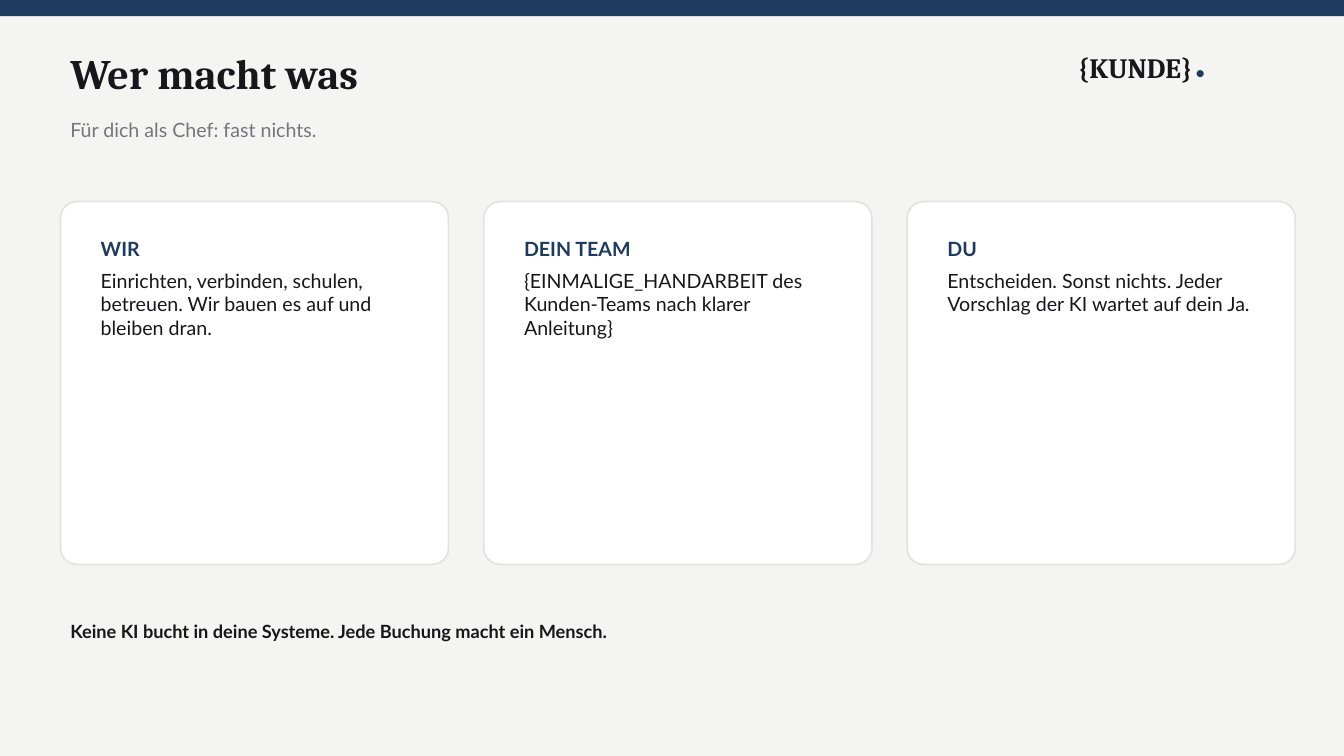
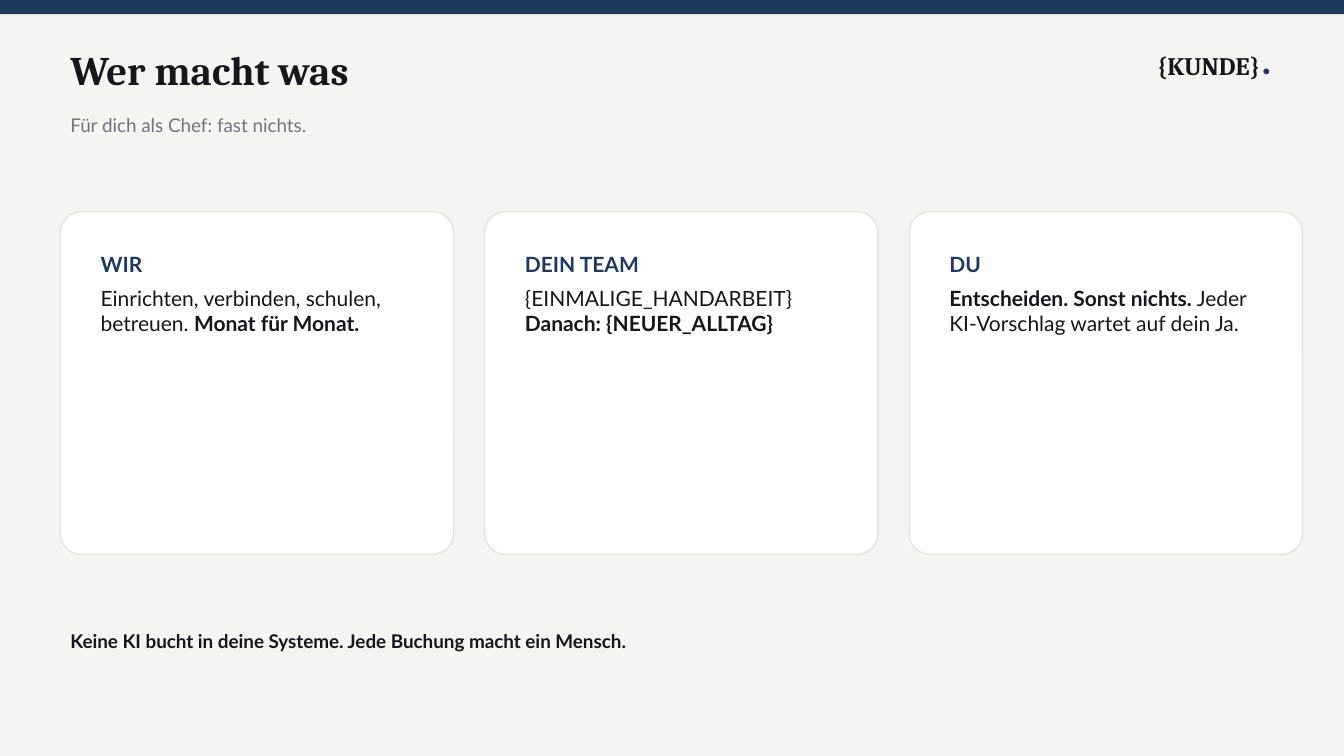
Before and after one commit to Swisscare-Jobs-GmbH/ai-firma, a slide deck: slide 14 of vorlagen/praesentation/vorlage-kunden-praesentation.pptx (slide 11 before the commit). Drawn at 1344x756 pixels with LibreOffice and Linux fonts; fonts in the diff are those of the drawing. Boxes give left, top, right and bottom in pixels: in the first picture for what was removed or moved away, otherwise in the second. Text is boxed around its words. In the diff, an @@ line names an element or a change of style, - is before the commit and + after.

```diff
--- a/vorlagen/praesentation/vorlage-kunden-praesentation.pptx
+++ b/vorlagen/praesentation/vorlage-kunden-praesentation.pptx
@@ text "Wer macht was" at <box>70,56,348,86</box>: size 30 to 29 pt @@
@@ text "{KUNDE} ●": place and size @@
-text "{KUNDE} ●" at <box>1078,57,1192,83</box>
+text "{KUNDE} ●" at <box>1158,56,1260,79</box>
@@ text "{KUNDE} ●" at <box>1158,56,1260,79</box>: size 20 to 18 pt in "{KUNDE}"; size 11 to 9 pt in "●"; alignment left to right; less space between paragraphs @@
@@ text "Für dich als Chef: fast ..." at <box>70,118,307,132</box>: size 14 to 13.5 pt @@
@@ rounded rectangle: place and size @@
-rounded rectangle at <box>60,202,449,565</box>
+rounded rectangle at <box>60,212,454,555</box>
@@ rounded rectangle: place and size @@
-rounded rectangle at <box>484,202,872,565</box>
+rounded rectangle at <box>485,212,878,555</box>
@@ outline #E5E3DF 1.25 pt to #E5E3DF 1 pt; proportions changed in 3 elements at <box>60,212,454,555</box>, <box>485,212,878,555</box>, <box>909,212,1303,555</box> @@
@@ rounded rectangle: place and size @@
-rounded rectangle at <box>907,202,1296,565</box>
+rounded rectangle at <box>909,212,1303,555</box>
@@ text "WIR": place and size @@
-text "WIR" at <box>101,242,372,335</box>
+text "WIR" at <box>101,256,381,331</box>
@@ text at <box>101,256,143,272</box>: size 14 to 15 pt in "WIR" @@
@@ text "DEIN TEAM": place and size @@
-text "DEIN TEAM" at <box>524,242,802,339</box>
+text "DEIN TEAM" at <box>525,256,792,335</box>
@@ text at <box>525,256,639,272</box>: size 14 to 15 pt in "DEIN TEAM" @@
@@ text "DU": place and size @@
-text "DU" at <box>947,242,1249,315</box>
+text "DU" at <box>949,256,1247,335</box>
@@ text at <box>949,256,981,272</box>: size 14 to 15 pt in "DU" @@
@@ text at <box>101,290,381,331</box>: text changed; size 14 to 15 pt @@
-Einrichten, verbinden, schulen, betreuen. Wir bauen es auf und bleiben dran.
+Einrichten, verbinden, schulen, betreuen. Monat für Monat.
@@ text at <box>525,290,792,335</box>: text changed; size 14 to 15 pt @@
-{EINMALIGE_HANDARBEIT des Kunden-Teams nach klarer Anleitung}
+{EINMALIGE_HANDARBEIT} Danach: {NEUER_ALLTAG}
@@ text at <box>949,290,1247,335</box>: text changed; size 14 to 15 pt @@
-Entscheiden. Sonst nichts. Jeder Vorschlag der KI wartet auf dein Ja.
+Entscheiden. Sonst nichts. Jeder KI-Vorschlag wartet auf dein Ja.
@@ text "Keine KI bucht in deine ...": place and size @@
-text "Keine KI bucht in deine ..." at <box>70,624,607,642</box>
+text "Keine KI bucht in deine ..." at <box>70,634,626,652</box>
@@ text "Keine KI bucht in deine ..." at <box>70,634,626,652</box>: size 13 to 13.5 pt @@
```
Also in this commit, not shown: 5 other slides changed, 9 slides added, 6 slides removed, 5 other files.
